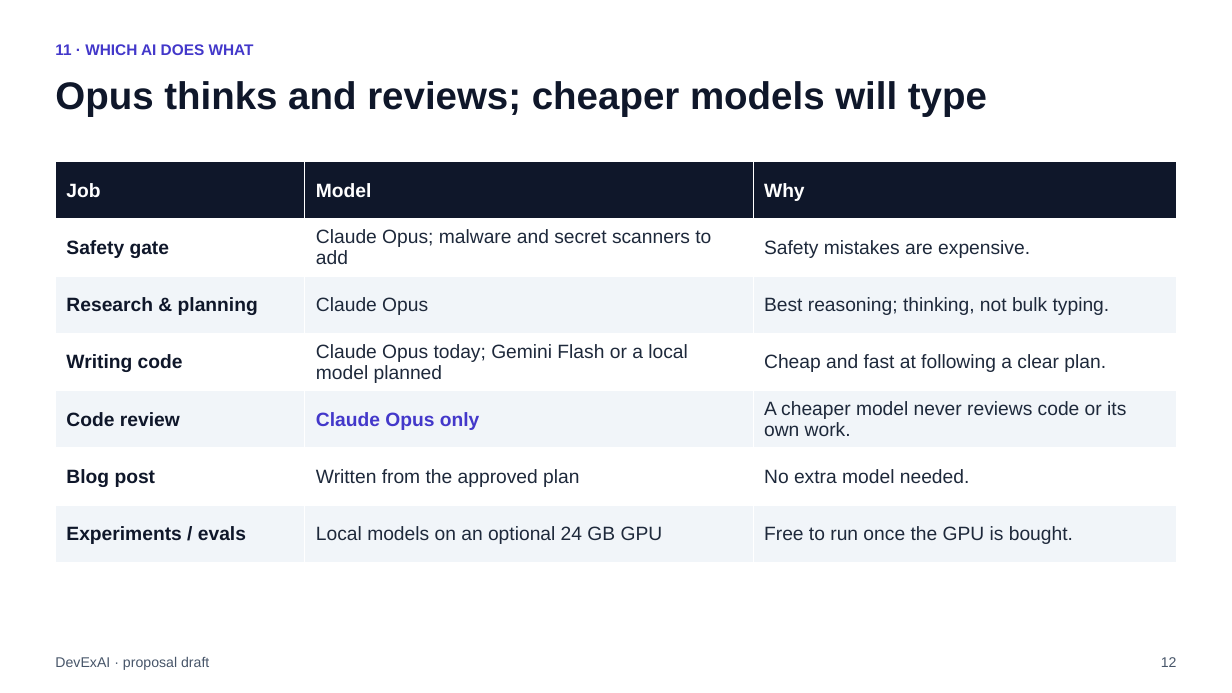
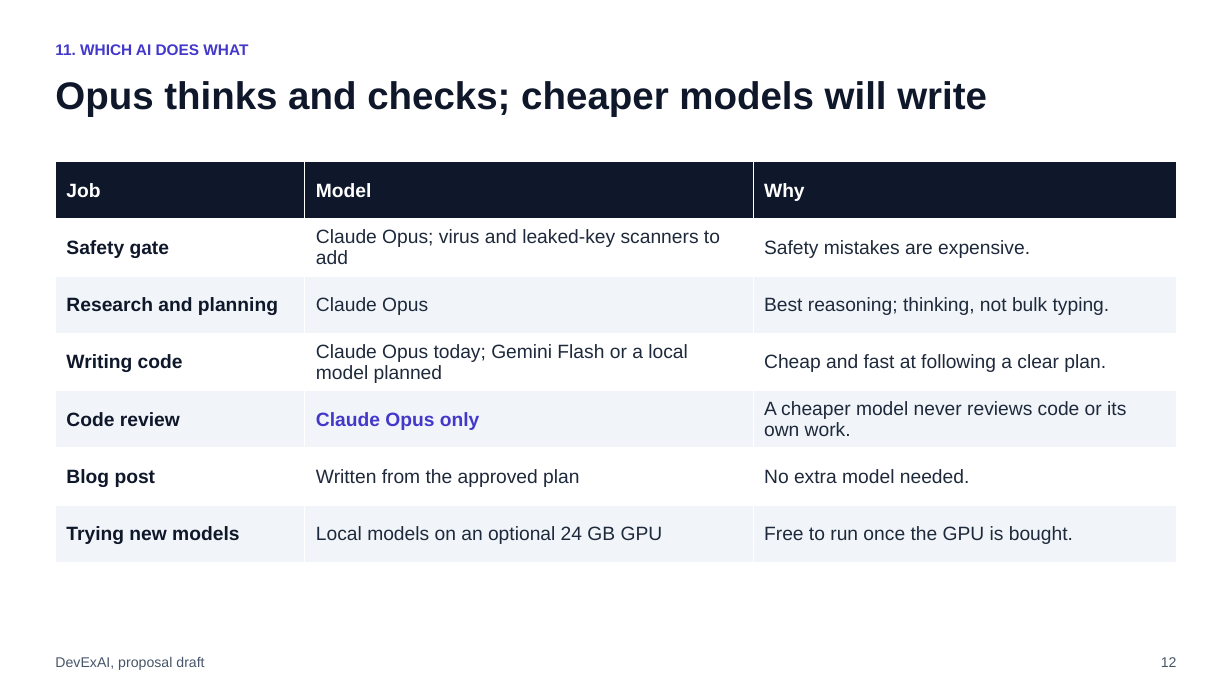
Before and after one commit to raghavsatyadev/DevExAI, a slide deck: slide 12 of DevExAI.pptx. Drawn at 1232x693 pixels with LibreOffice and Linux fonts; fonts in the diff are those of the drawing. Boxes give left, top, right and bottom in pixels: in the first picture for what was removed or moved away, otherwise in the second. Text is boxed around its words. In the diff, an @@ line names an element or a change of style, - is before the commit and + after.

```diff
--- a/DevExAI.pptx
+++ b/DevExAI.pptx
@@ text at box(55, 44, 248, 55): text changed @@
-11 · WHICH AI DOES WHAT
+11. WHICH AI DOES WHAT
@@ text at box(55, 81, 987, 117): text changed @@
-Opus thinks and reviews; cheaper models will type
+Opus thinks and checks; cheaper models will write
@@ table at box(55, 162, 1177, 563) @@
-row 2, column 2: Claude Opus; malware and secret scanners to add
+row 2, column 2: Claude Opus; virus and leaked-key scanners to add
-row 3, column 1: Research & planning
+row 3, column 1: Research and planning
-row 7, column 1: Experiments / evals
+row 7, column 1: Trying new models
@@ text at box(55, 656, 204, 670): text changed @@
-DevExAI · proposal draft
+DevExAI, proposal draft
```
Also in this commit, not shown: 18 other slides changed, 3 other files.
